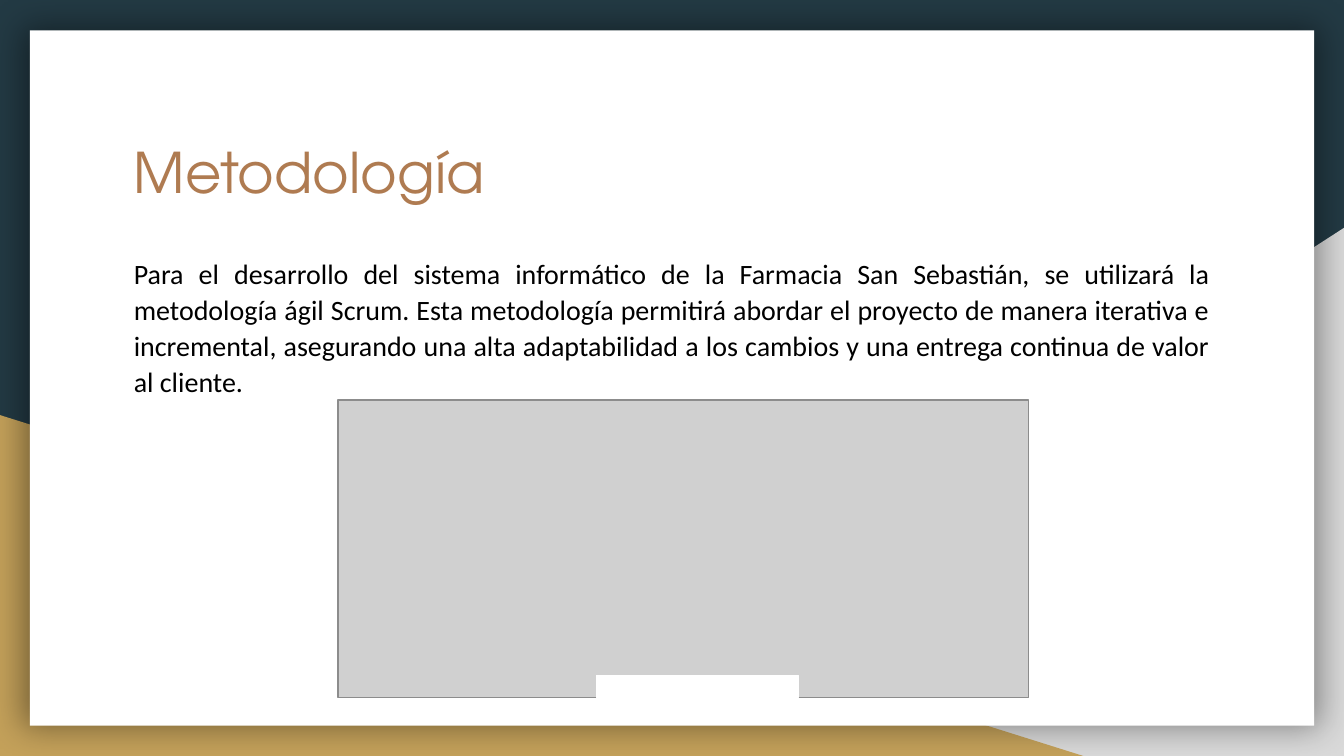
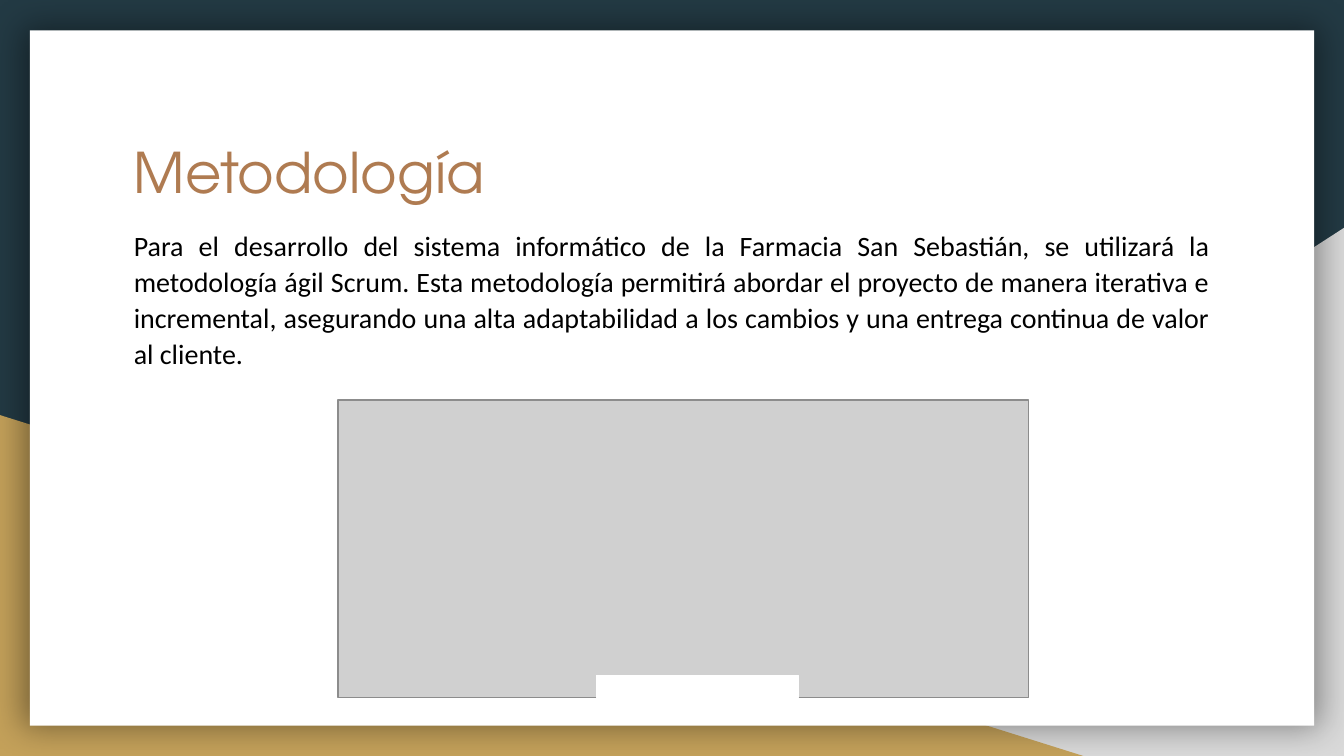
Before and after one commit to dacamposk1/capstone_grupo2, a slide deck: slide 6 of Fase 1/Evidencias Grupales/Presentación idea de proyecto.pptx. Drawn at 1344x756 pixels with LibreOffice and Linux fonts; fonts in the diff are those of the drawing; grey boxes stand for pictures. Boxes give left, top, right and bottom in pixels: in the first picture for what was removed or moved away, otherwise in the second. Text is boxed around its words. In the diff, an @@ line names an element or a change of style, - is before the commit and + after.

```diff
--- a/Fase 1/Evidencias Grupales/Presentación idea de proyecto.pptx
+++ b/Fase 1/Evidencias Grupales/Presentación idea de proyecto.pptx
@@ text "Para el desarrollo del sistema ...": place and size @@
-text "Para el desarrollo del sistema ..." at (134,264,1209,393)
+text "Para el desarrollo del sistema ..." at (134,236,1209,365)
```
Also in this commit, not shown: 5 other slides changed.
